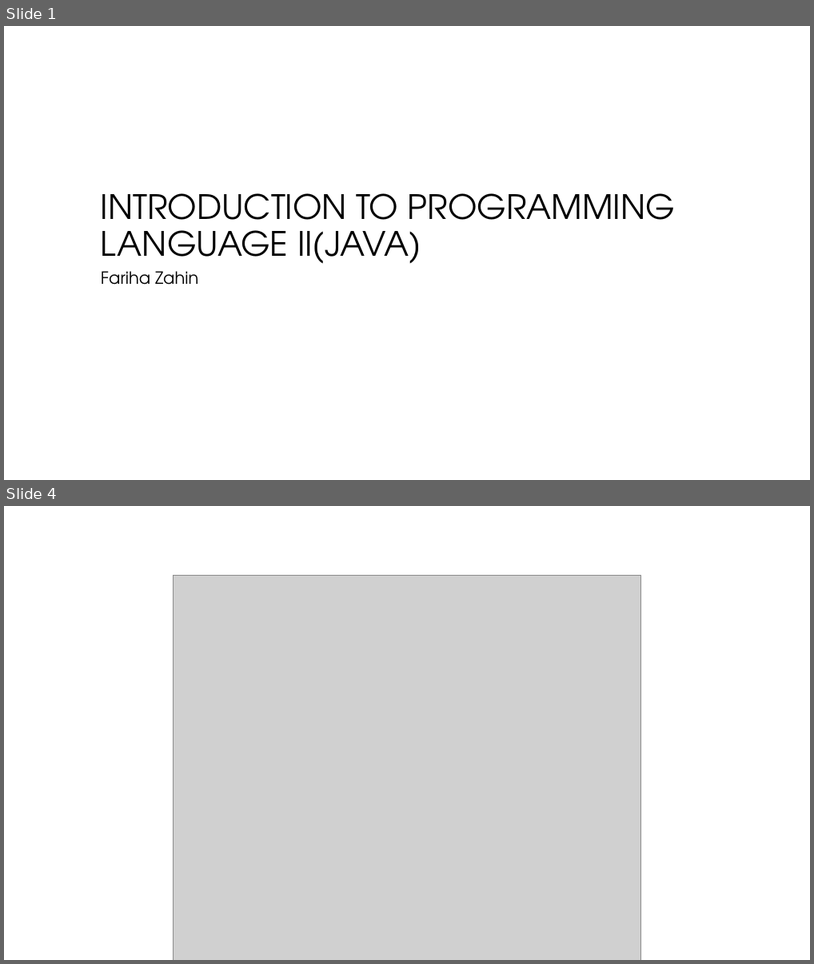
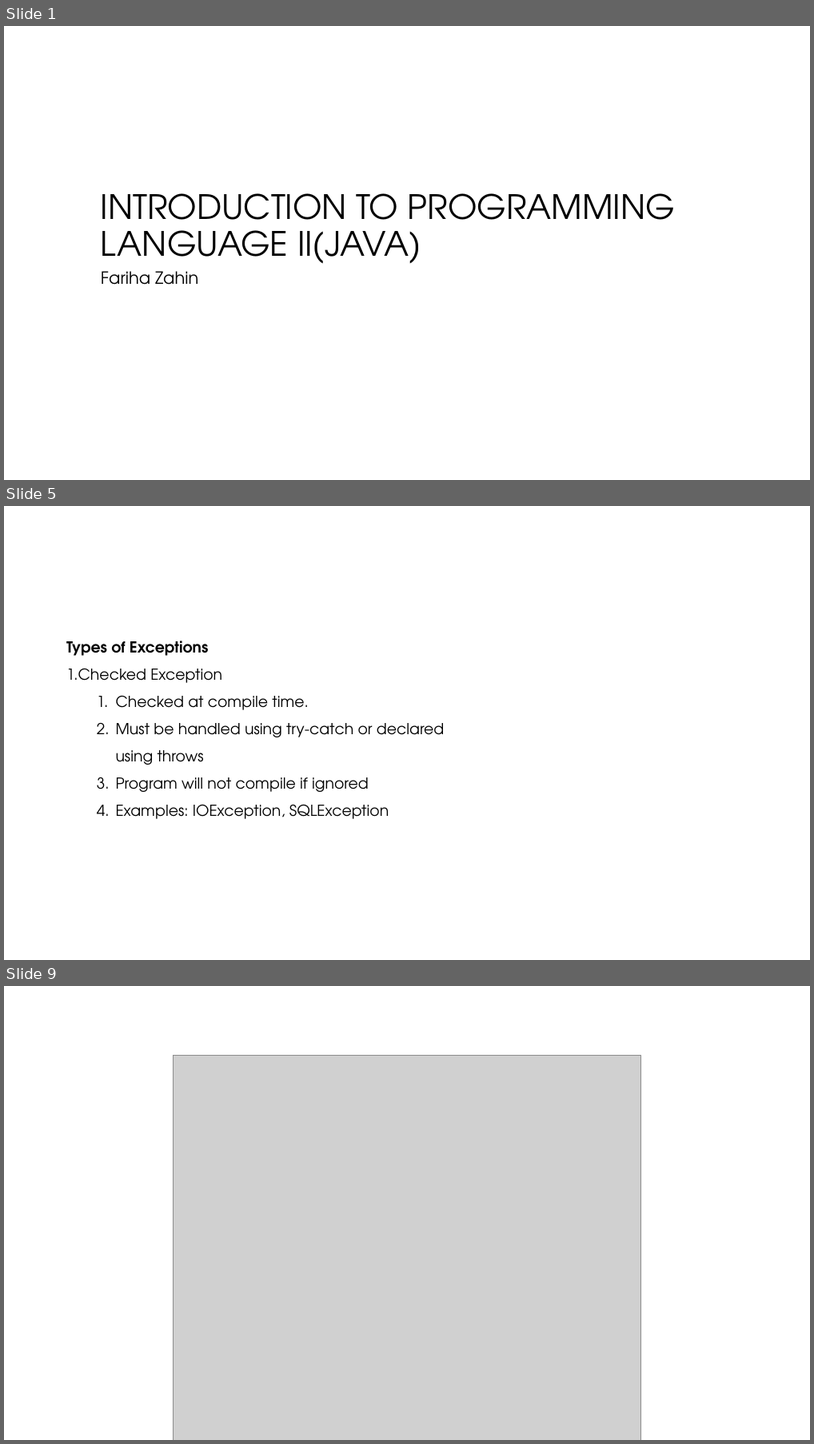
Before and after one commit to ashrafulparan2/Resources, a slide deck: CSE281/Lecture 11.pptx. Shown one above the other, each under a label of ours: slides 1 and 4 before the commit, slides 1, 5 and 9 after it; the slides between them are not shown. The pictures are 814x964 and 814x1444 pixels, drawn with LibreOffice and Linux fonts; fonts in the diff are those of the drawing; grey boxes stand for pictures; background and template pictures are left out. Boxes give left, top, right and bottom in pixels: in the first picture for what was removed or moved away, otherwise in the second. Text is boxed around its words. In the diff, an @@ line names an element or a change of style, - is before the commit and + after.

```diff
--- a/CSE281/Lecture 11.pptx
+++ b/CSE281/Lecture 11.pptx
@@ slide 5 added at <box>4,506,810,960</box>, background #FFFFFF @@
@@ text added at <box>66,640,444,819</box>, 18 pt, text #000000 @@
+Types of Exceptions
+1. Checked Exception
+  1. Checked at compile time.
+  2. Must be handled using try-catch or declared using throws
+  3. Program will not compile if ignored
+  4. Examples: IOException, SQLException
@@ what was slide 4 is now slide 9 @@
```
Also in this commit, not shown: 2 slides changed, 5 other slides added, 1 slide removed, 1 other file.
